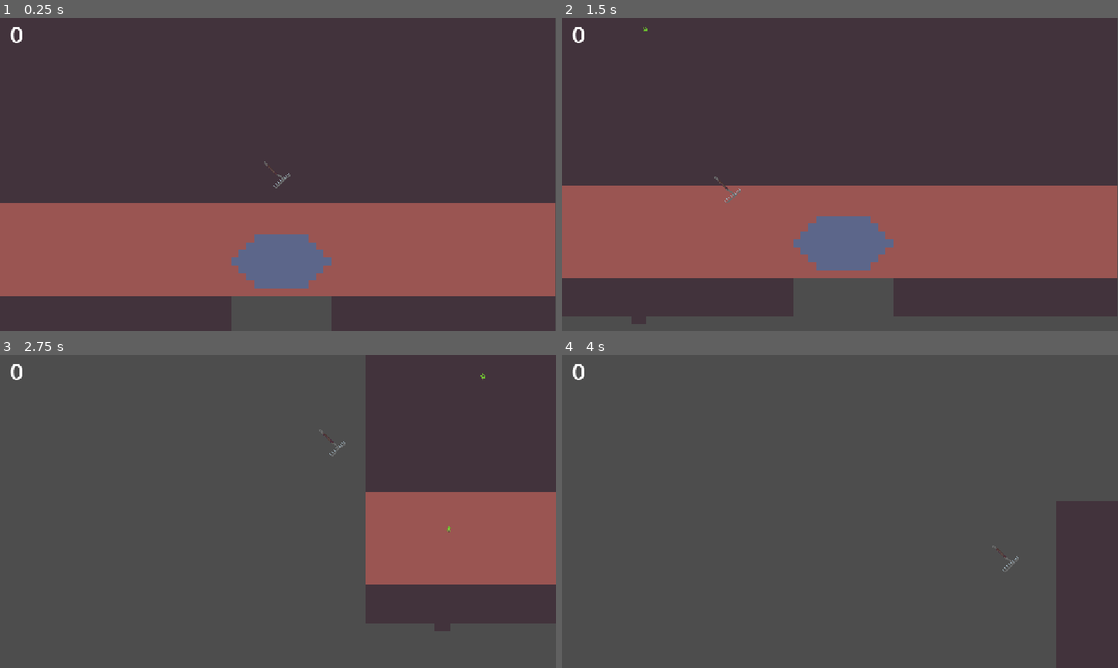
Above: before the commit, frames 1-4 (two rows, left to right).
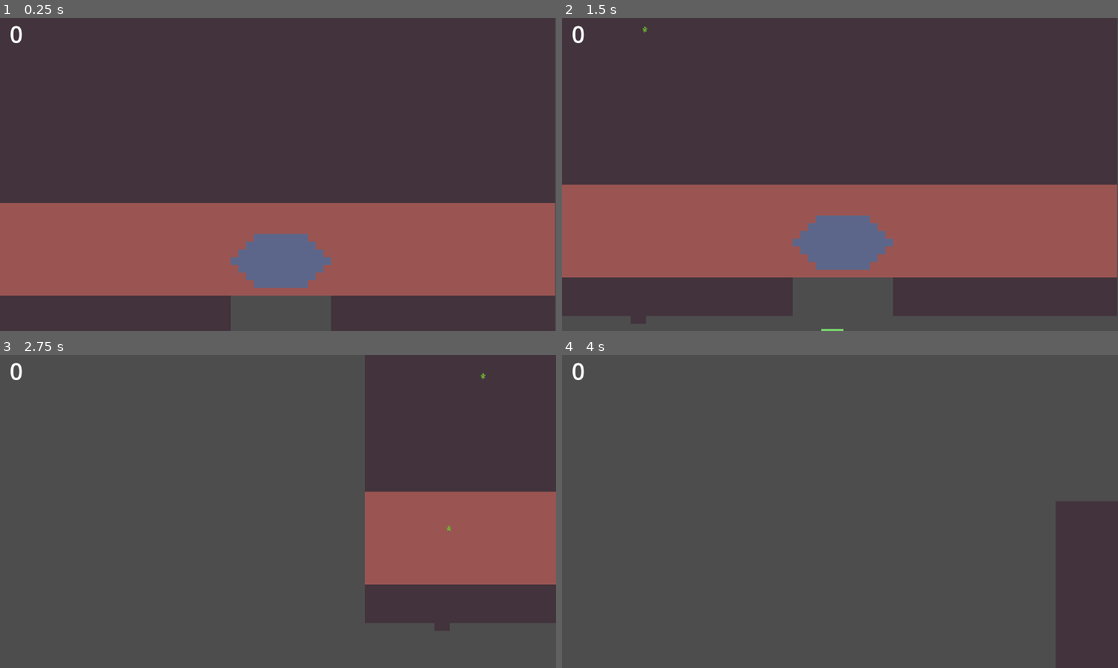
Above: after the commit, the same moments.

Repository: NHemmerly/wild-jam-85
Game: Godot game, scene res://level/map_only/map_only.tscn
The game is run twice, just before and just after one commit, with the same random seed, the same clock (stepped at 60 frames per second) and the same inputs. The project has no main scene, so this scene is started directly.
Inputs (mouse positions are in pixels of both pictures, inside the frame that each line leads up to):
- Up to frame 1 (0.25 s): no input
- Up to frame 2 (1.5 s): tap Enter at 0.5 s; move the mouse to (962, 158) at 0.52 s; press the mouse at (962, 158) at 0.53 s; tap Space at 1.25 s; move the mouse to (728, 190) at 1.27 s; release the mouse at (728, 190) at 1.28 s; tap S (cam_down) at 1.35 s
- Up to frame 3 (2.75 s): click (166, 527) at 1.55 s; move the mouse to (333, 442) at 2.02 s; hold A (cam_left) from 2.03 s (still down); click (333, 442) at 2.3 s
- Up to frame 4 (4 s): move the mouse to (812, 574) at 2.77 s; release A (cam_left) at 2.78 s; tap D (cam_right) at 2.85 s; click (812, 574) at 3.05 s; move the mouse to (1006, 558) at 3.52 s; hold W (cam_up) from 3.53 s (still down); click (1006, 558) at 3.8 s

The runs differ from the first frame. In frame 1, 0.4% of the frame differs, in the area x 0-100%, y 2-100%; in frame 2, 0.9%; in frame 3, 0.3%; in frame 4, less than 0.1%.

Commit message:
make good big >:)

Diff:
--- a/entities/goo/goo.gd
+++ b/entities/goo/goo.gd
@@ -3,7 +3,7 @@
 
 # Basically amount of slime points gained
 var points: int
-
+var total_scale: float = 1.00
 # Changed slime_count script to a signal that interacts with Events autoload
 signal goo_consume(new_points: int)
 
@@ -11,8 +11,15 @@
 	connect("goo_consume", Events._on_goo_consume)
 
 func increase_points(leaf: Leaf) -> void:
-		points += leaf.data.id + 1
-		goo_consume.emit(points)
+	var new_points: int = leaf.data.id + 1
+	points += new_points
+	grow(new_points)
+	goo_consume.emit(points)
+
+func grow(amount: int) -> void:
+	total_scale += float(amount/100.0)
+	scale = Vector2(total_scale, total_scale)
+	print(total_scale)
 
 func _on_body_entered(body: Node2D) -> void:
 	if body.is_in_group("leaves"):
--- a/entities/goo/goo.tscn
+++ b/entities/goo/goo.tscn
@@ -14,10 +14,11 @@
 
 [node name="CollisionShape2D" type="CollisionShape2D" parent="."]
 rotation = 2.19562
+scale = Vector2(0.218402, 0.218402)
 shape = SubResource("CapsuleShape2D_b7q2t")
 
 [node name="Sprite2D" type="Sprite2D" parent="."]
-scale = Vector2(26.4375, 19.7775)
+scale = Vector2(5.774, 4.31944)
 texture = ExtResource("2_8hf4u")
 
 [connection signal="area_entered" from="." to="." method="_on_area_entered"]
--- a/game/autoloads/events.gd
+++ b/game/autoloads/events.gd
@@ -2,13 +2,11 @@
 
 signal goo_points_change(points: int)
 
-# Called when the node enters the scene tree for the first time.
 func _ready() -> void:
 	pass
 
 
-# Called every frame. 'delta' is the elapsed time since the previous frame.
-func _process(delta: float) -> void:
+func _process(_delta: float) -> void:
 	pass
 
 func _on_goo_consume(points: int) -> void:
--- a/game/player/player.gd
+++ b/game/player/player.gd
@@ -21,8 +21,12 @@
 
 func rake_leaves(event) -> void:
 	if Input.is_action_pressed("click") and event is InputEventMouseMotion:
+		rake.visible = true
 		var mouse_move_dir = event.relative.normalized()
 		rake.move_leaves(mouse_move_dir)
+	if Input.is_action_just_released("click"):
+		rake.visible = false
+
 
 func cam_movement() -> void:
 	if Input.is_action_pressed("cam_up"):
--- a/game/rake/rake.gd
+++ b/game/rake/rake.gd
@@ -6,7 +6,7 @@
 
 # Called when the node enters the scene tree for the first time.
 func _ready() -> void:
-	pass # Replace with function body.
+	visible = false
 
 
 # Called every frame. 'delta' is the elapsed time since the previous frame.
--- a/level/map_only/map_only.tscn
+++ b/level/map_only/map_only.tscn
@@ -73,7 +73,6 @@
 position = Vector2(578, 325)
 
 [node name="goo" parent="." instance=ExtResource("5_b45g7")]
-visible = false
-position = Vector2(650, 579)
+position = Vector2(585, 717)
 
 [connection signal="body_entered" from="goo" to="goo" method="_on_body_entered"]
--- a/project.godot
+++ b/project.godot
@@ -20,7 +20,7 @@
 
 [display]
 
-window/stretch/mode="canvas_items"
+window/stretch/mode="viewport"
 
 [file_customization]
 
Binary file added: assets/png/flurm.png
Not shown, added: assets/png/flurm.png.import
